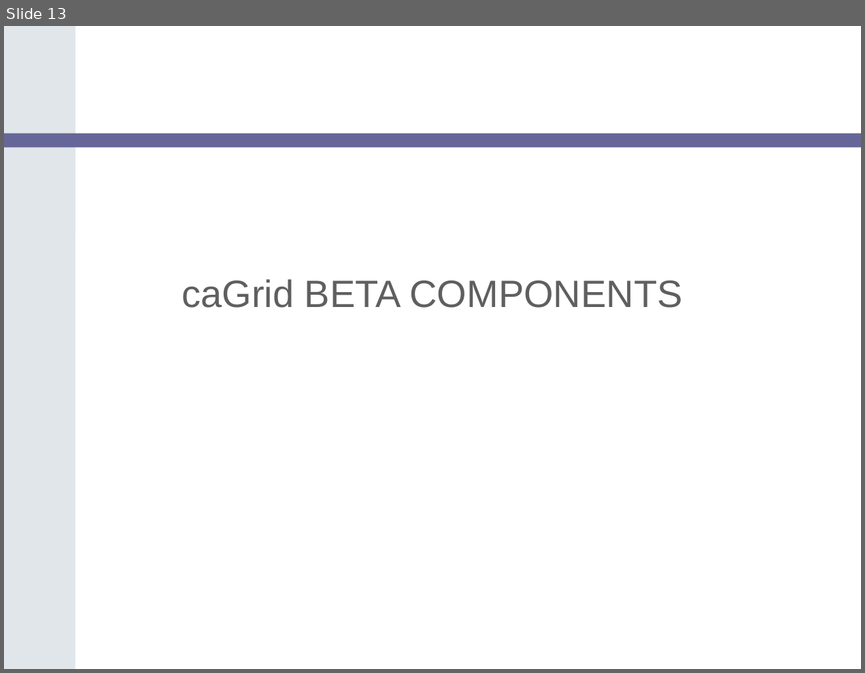
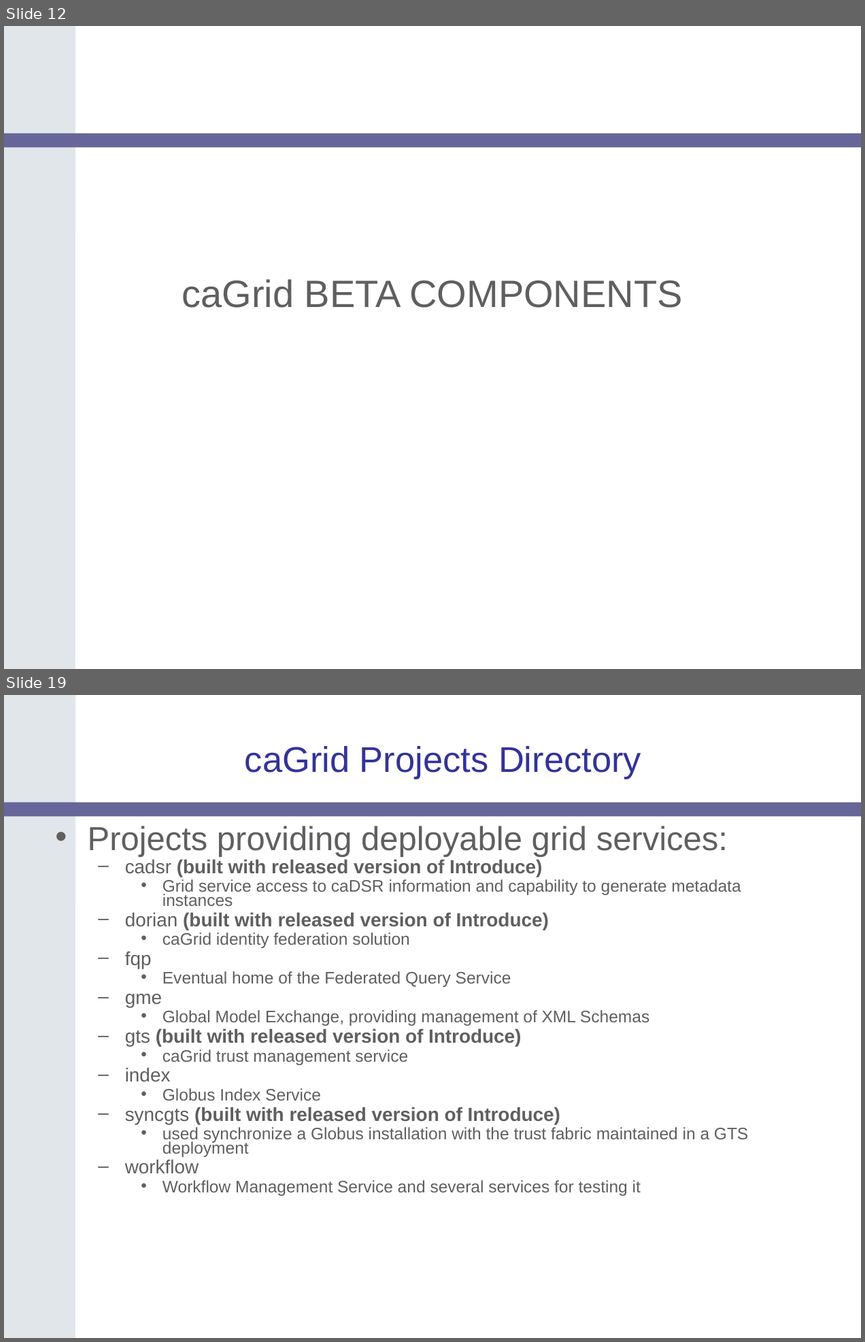
Before and after one commit to NCIP/cagrid-docs, a slide deck: presentations/200607_VCDE_ARCH/caGrid-1.0_Beta_Release.ppt. Shown one above the other, each under a label of ours: slide 13 before the commit, slides 12 and 19 after it; the slides between them are not shown. The pictures are 865x673 and 865x1342 pixels, drawn with LibreOffice and Linux fonts; fonts in the diff are those of the drawing; background and template pictures are left out. Boxes give left, top, right and bottom in pixels: in the first picture for what was removed or moved away, otherwise in the second. Text is boxed around its words. In the diff, an @@ line names an element or a change of style, - is before the commit and + after.

```diff
--- a/presentations/200607_VCDE_ARCH/caGrid-1.0_Beta_Release.ppt
+++ b/presentations/200607_VCDE_ARCH/caGrid-1.0_Beta_Release.ppt
@@ slide 19 added at [4,695,861,1338], background #FFFFFF; not listed: 2 template elements that a slide beside it also shows @@
@@ title added at [245,746,641,779], 30 pt, text #333399 @@
+caGrid Projects Directory
@@ text added at [88,826,748,1195], 14 pt, text #5F5F5F @@
+• Projects providing deployable grid services:
+  – cadsr (built with released version of Introduce)
+    • Grid service access to caDSR information and capability to generate metadata instances
+  – dorian (built with released version of Introduce)
+    • caGrid identity federation solution
+  – fqp
+    • Eventual home of the Federated Query Service
+  – gme
+    • Global Model Exchange, providing management of XML Schemas
+  – gts (built with released version of Introduce)
+    • caGrid trust management service
+  – index
+    • Globus Index Service
+  – syncgts (built with released version of Introduce)
+    • used synchronize a Globus installation with the trust fabric maintained in a GTS deployment
+  – workflow
+    • Workflow Management Service and several services for testing it
@@ what was slide 13 is now slide 12 @@
```
Also in this commit, not shown: 5 slides changed, 11 other slides added, 1 slide removed.
